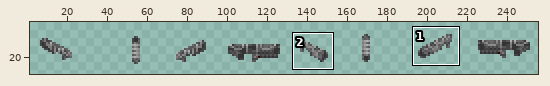
Two versions of one sprite sheet, Resources/AwesomeGuns/Weapons/ROCKET_LAUNCHER/Handobs.gif. The first picture is a wide view before the edit; the outline marks the close-up.
Close-up. Earlier state:
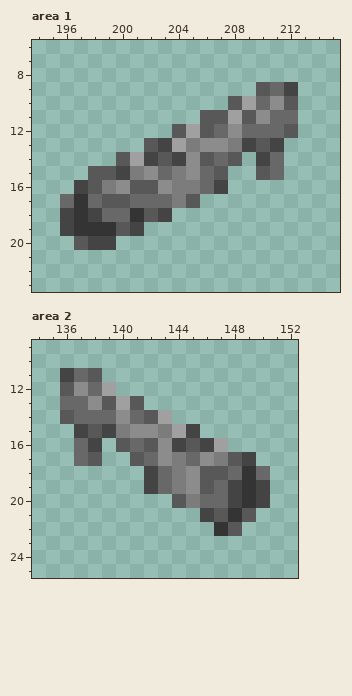
The file is 256x40 pixels. Shown: area 1: x 194..215, y 6..23; area 2: x 134..152, y 9..25. The wide view leaves out empty margins. The commit also changed other parts of the picture, which this record leaves out.
The result:
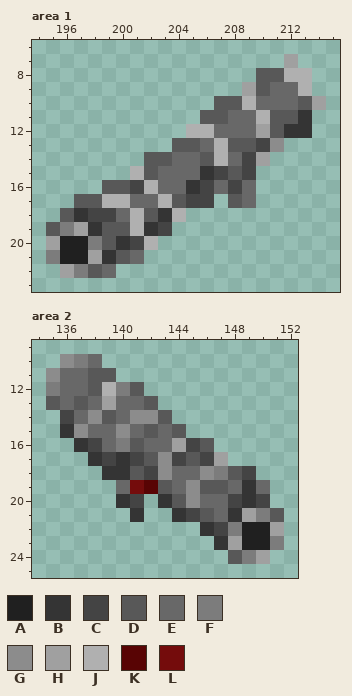
Palette (. is transparent): A #202020  B #343434  C #444444  D #585858  E #686868  F #7c7c7c  G #8c8c8c  H #a0a0a0  J #b0b0b0  K #580404  L #740c0c
Change:
Changed rows in their new state; - is an unchanged pixel.
Area 1:
first column x 195:
 7 -----------------H--
 8 ---------------DDJJ-
 9 --------------H--EJ-
10 ------------D-J-EEDH
11 -------------EEJDDB-
12 ---------.JJ-E-HDBB-
13 -------..DDEJDDCG---
14 -----..D-EE-JECH.---
15 ---...JD-EEBCDC..---
16 --..DDCJEEBCECE-----
17 -.DDJJ--JDCC-DE-----
18 -D--C-J-BJ----------
19 DFH-D-JBC-----------
20 HAAFDBCJ------------
21 FAAHBDE-------------
22 -HFDE---------------
Area 2:
first column x 135:
10 -GFE-------------
11 GE--D------------
12 FEEDJFD----------
13 D-DEHEED---------
14 -C-GDEGGD--------
15 -BGEEGEDED.------
16 --B-EFDEEHCD.----
17 --.BCBCD-CDCH..--
18 ----BBD-GEEGFDC.-
19 -----ELKDE--DE-E-
20 -----BC-B-G------
21 ------B--BCDE-HFD
22 -----------BCFAAH
23 ------------BHAAF
24 -------------DFH-
Boxes around the changes in both close-ups, in picture pixels (x1, y1, x2, y2):
changed: (46, 54, 326, 278)
changed: (46, 354, 284, 564)
